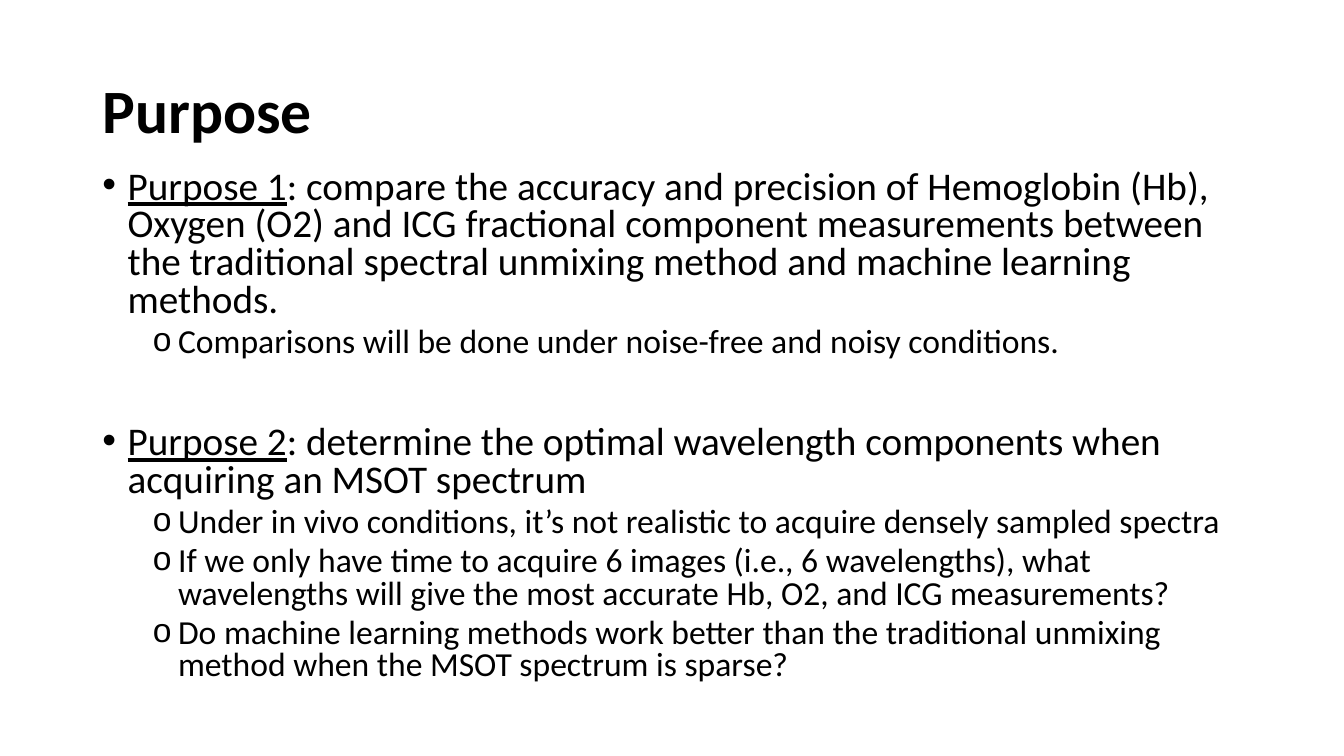
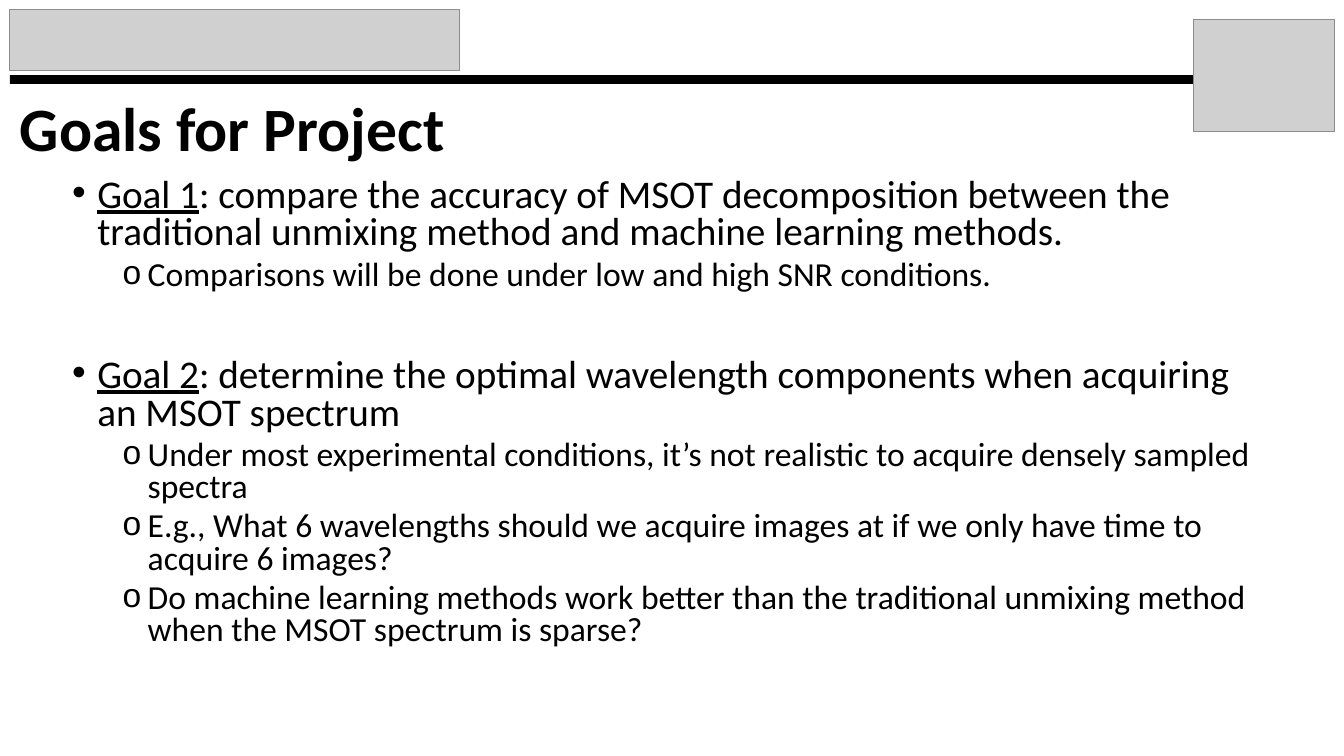
Before and after one commit to kylemjonesislanders/md-anderson, a slide deck: slide 5 of spectral-unmixing/ppt_presentations/midterm_project_report.pptx (slide 3 before the commit). Drawn at 1344x756 pixels with LibreOffice and Linux fonts; fonts in the diff are those of the drawing; grey boxes stand for pictures. Boxes give left, top, right and bottom in pixels: in the first picture for what was removed or moved away, otherwise in the second. Text is boxed around its words. In the diff, an @@ line names an element or a change of style, - is before the commit and + after.

```diff
--- a/spectral-unmixing/ppt_presentations/midterm_project_report.pptx
+++ b/spectral-unmixing/ppt_presentations/midterm_project_report.pptx
@@ picture added at box(10, 9, 460, 71) @@
@@ picture added at box(1194, 20, 1335, 131) @@
@@ rectangle added at box(10, 76, 1272, 85), fill #000000 @@
@@ title at box(20, 107, 445, 162): text changed @@
-Purpose
+Goals for Project
@@ text "Goal 1: compare the accuracy ...": place and size @@
-text "Goal 1: compare the accuracy ..." at box(128, 171, 1219, 682)
+text "Goal 1: compare the accuracy ..." at box(97, 180, 1250, 647)
@@ text at box(97, 180, 1250, 576): text changed; size 28 to 24 pt @@
-• Purpose 1: compare the accuracy and precision of Hemoglobin (Hb), Oxygen (O2) and ICG fractional component measurements between the traditional spectral unmixing method and machine learning methods.
-  o Comparisons will be done under noise-free and noisy conditions.
-• Purpose 2: determine the optimal wavelength components when acquiring an MSOT spectrum
-  o Under in vivo conditions, it’s not realistic to acquire densely sampled spectra
-  o If we only have time to acquire 6 images (i.e., 6 wavelengths), what wavelengths will give the most accurate Hb, O2, and ICG measurements?
+• Goal 1: compare the accuracy of MSOT decomposition between the traditional unmixing method and machine learning methods.
+  o Comparisons will be done under low and high SNR conditions.
+• Goal 2: determine the optimal wavelength components when acquiring an MSOT spectrum
+  o Under most experimental conditions, it’s not realistic to acquire densely sampled spectra
+  o E.g., What 6 wavelengths should we acquire images at if we only have time to acquire 6 images?
```
Also in this commit, not shown: 9 other slides changed, 3 slides added, 1 other file.
